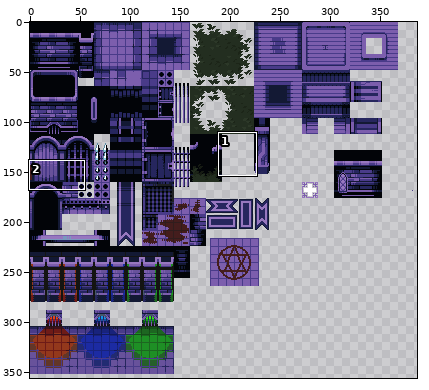
Edited in one commit: sprite sheet (Assets/Sprites/Tiles.png). The first picture is a wide view before the edit; the outline marks the close-up.
Close-up. Before the edit:
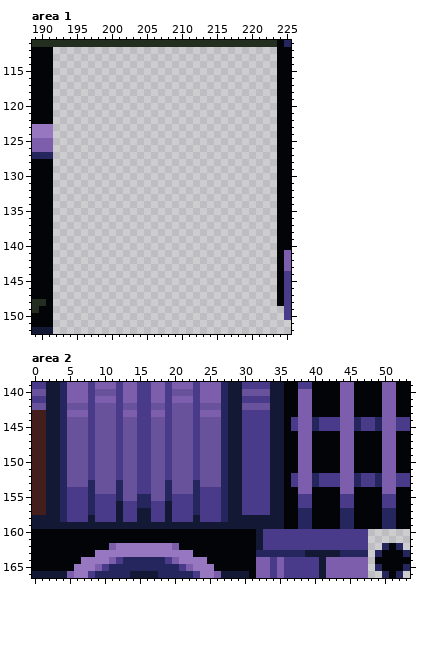
The file is 400x400 pixels. Colours within 5 levels of each other are drawn and written as one. Shown: area 1: x 189..225, y 111..152; area 2: x 0..53, y 139..166. The wide view leaves out empty margins. The commit also changed other parts of the picture, which this record leaves out.
The result:
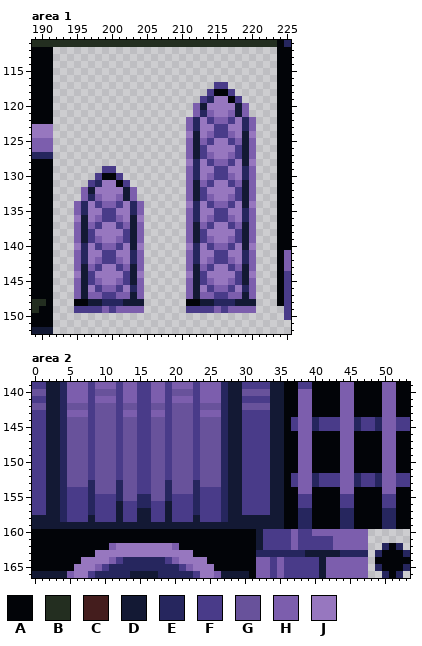
Palette (. is transparent): A #020408  B #232e20  C #441d1d  D #131934  E #26265e  F #493b89  G #68529b  H #7c5ead  J #9777bf
Difference:
Changed rows in their new state; - is an unchanged pixel.
Area 1:
first column x 195:
117 --------------------FF----
118 -------------------FAAF---
119 ------------------FEJJAF--
120 -----------------HDJJJJDH-
121 -----------------HEHJJHDH-
122 ----------------HEJFHHFJEH
123 ----------------HEJJFFJJEH
124 ----------------JDJHFFHJDJ
125 ----------------HDHFJJFHDH
126 ----------------HDFJJJJFDH
127 ----------------HDFHJJHFDH
128 ----------------JEJFHHFJDJ
129 ----FF----------HEJJFFJJEH
130 ---FAAF---------HEJHFFHJEH
131 --FEJJAF--------HDHFJJFHDH
132 -HDJJJJDH-------HDFJJJJFDH
133 -HEHJJHDH-------HDFHJJHFDH
134 HEJFHHFJEH------JEJFHHFJDJ
135 HEJJFFJJEH------HEJJFFJJEH
136 JDJHFFHJDJ------HEJHFFHJEH
137 HDHFJJFHDH------HDHFJJFHDH
138 HDFJJJJFDH------HDFJJJJFDH
139 HDFHJJHFDH------HDFHJJHFDH
140 JEJFHHFJDJ------JEJFHHFJDJ
141 HEJJFFJJEH------HEJJFFJJEH
142 HEJHFFHJEH------HEJHFFHJEH
143 HDHFJJFHDH------HDHFJJFHDH
144 JDFJJJJFDJ------JDFJJJJFDJ
145 HDFHJJHFDH------HDFHJJHFDH
146 HDJFHHFJEH------HDJFHHFJEH
147 HDHHFFHHDH------HDHHFFHHDH
148 AADDEEEDDD------AADDEEEDDD
149 FFFFHFHHHH------FFFFHFHHHH
Area 2:
first column x 0:
143 FF----------------------------------------------
144 FF----------------------------------------------
145 FF----------------------------------------------
146 FF----------------------------------------------
147 FF----------------------------------------------
148 FF----------------------------------------------
149 FF----------------------------------------------
150 FF----------------------------------------------
151 FF----------------------------------------------
152 FF----------------------------------------------
153 FF----------------------------------------------
154 FF----------------------------------------------
155 FF----------------------------------------------
156 FF----------------------------------------------
157 FF----------------------------------------------
160 -------------------------------------H--HHHHHHHH
161 -------------------------------------H-----HHHHH
162 -------------------------------------H-----HHHHH
Pixel boxes of the changes (left, top, right, bottom) in both close-ups:
added: (186, 82, 256, 313)
added: (74, 166, 144, 313)
changed: (32, 410, 46, 515)
changed: (291, 529, 368, 550)
